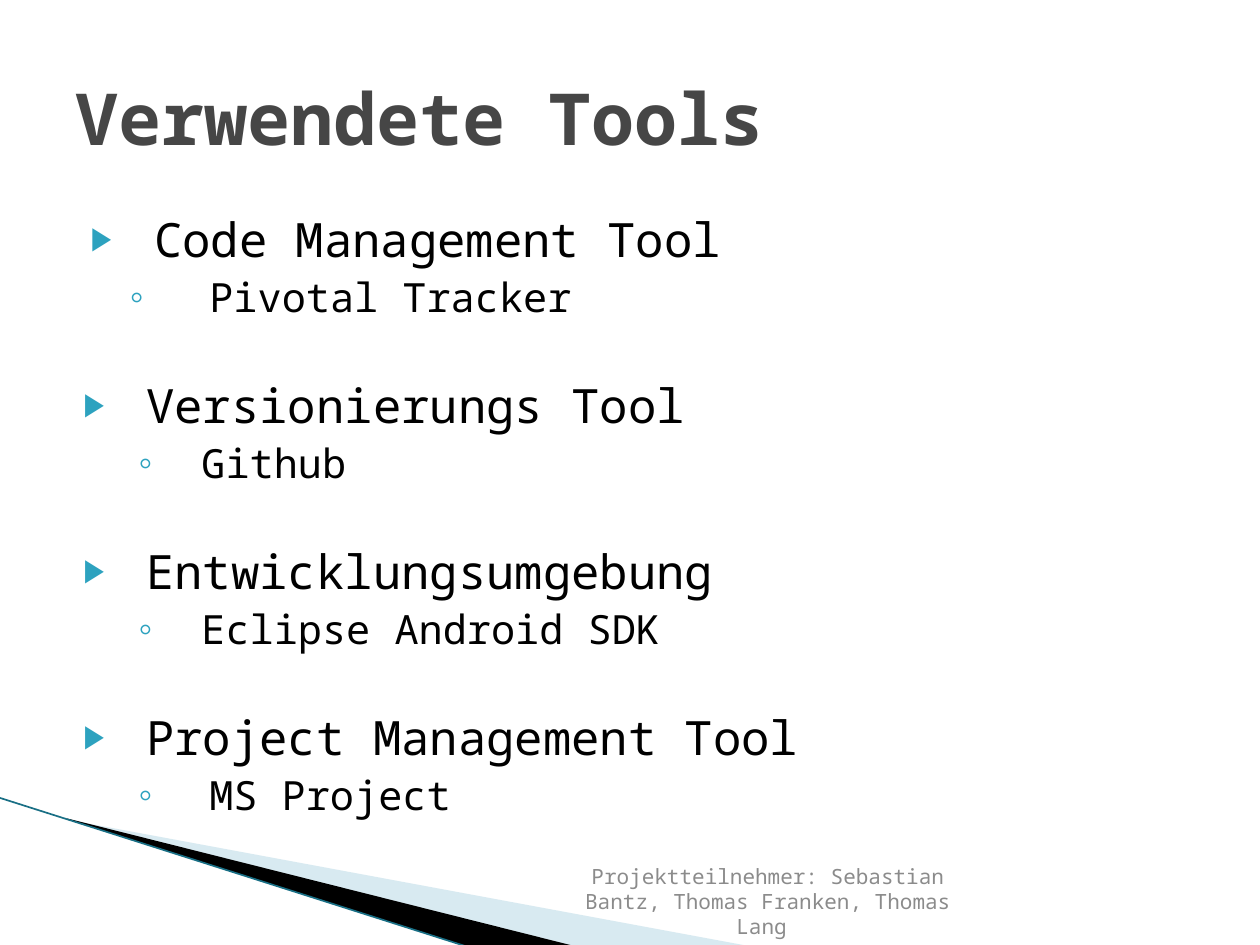
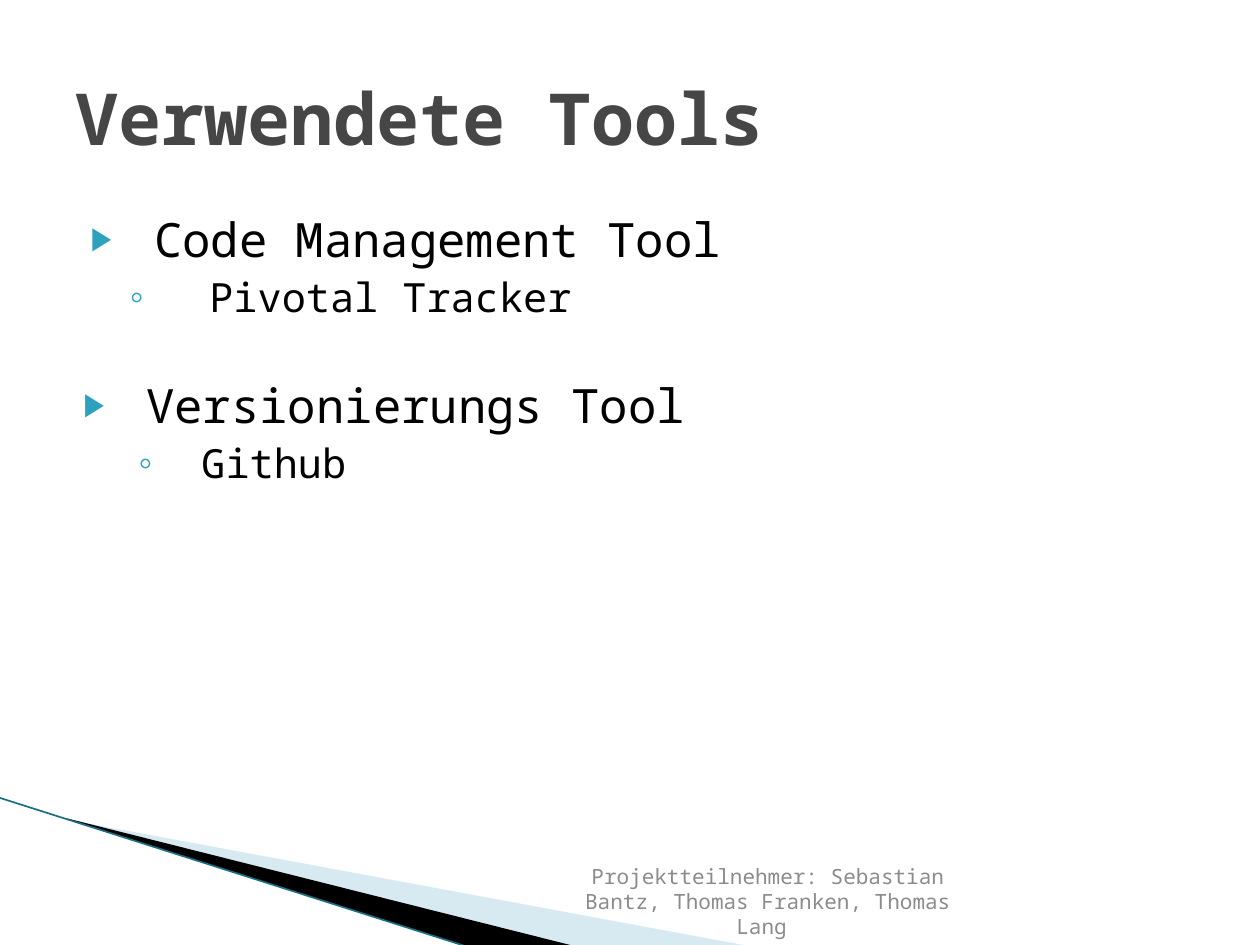
Before and after one commit to whatsapptoeat2/Whatsapptoeat, a slide deck: slide 7 of Präsentation/Projekt_Präsentation.pptx. Drawn at 1260x945 pixels with LibreOffice and Linux fonts; fonts in the diff are those of the drawing; background and template pictures are left out. Boxes give left, top, right and bottom in pixels: in the first picture for what was removed or moved away, otherwise in the second. Text is boxed around its words. In the diff, an @@ line names an element or a change of style, - is before the commit and + after.

```diff
--- a/Präsentation/Projekt_Präsentation.pptx
+++ b/Präsentation/Projekt_Präsentation.pptx
@@ text at box(146, 613, 798, 820): paragraphs removed @@
-▶ Entwicklungsumgebung
-  ◦ Eclipse Android SDK
-▶ Project Management Tool
-  ◦ MS Project
```
Also in this commit, not shown: 1 other slide changed, 1 slide added.
